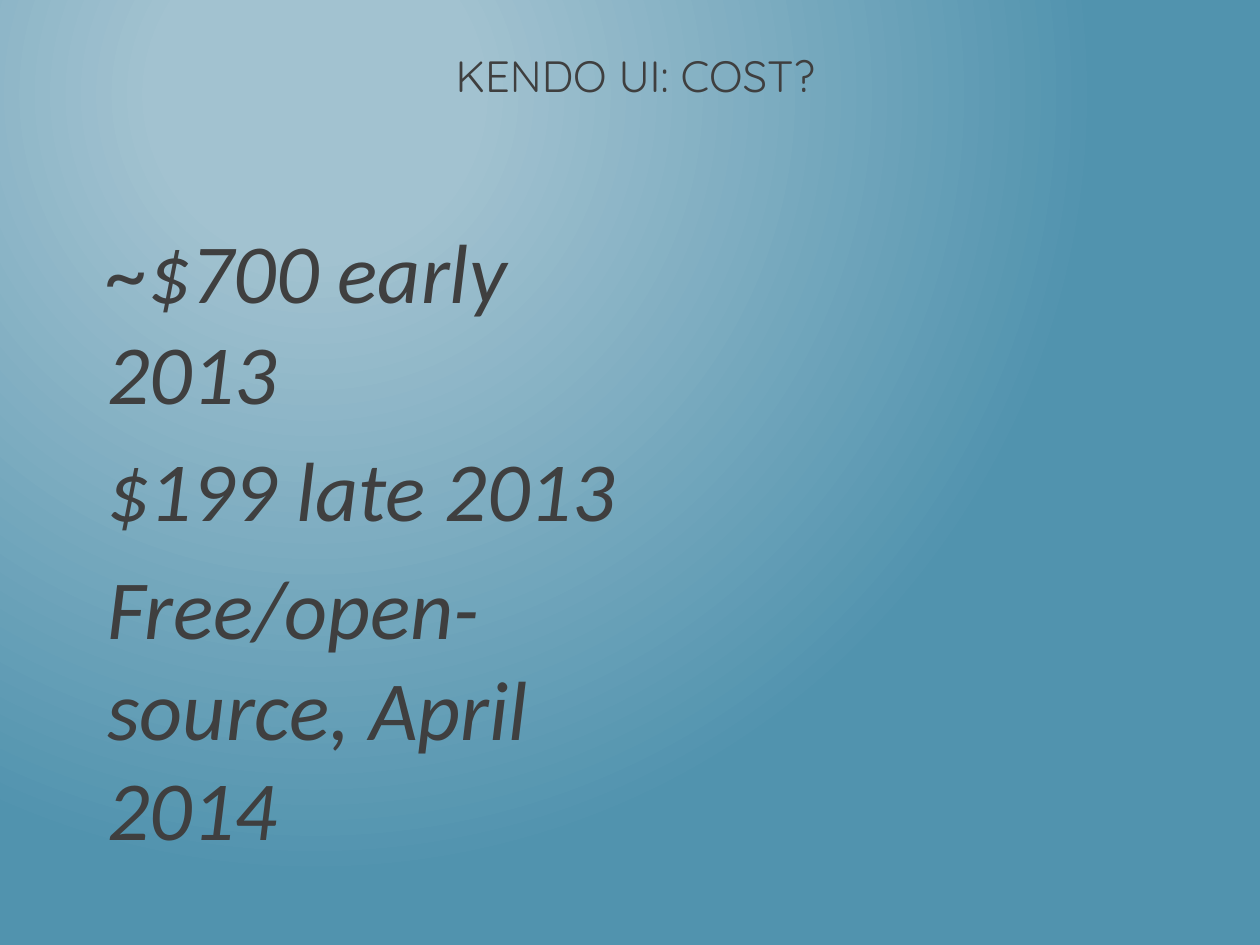
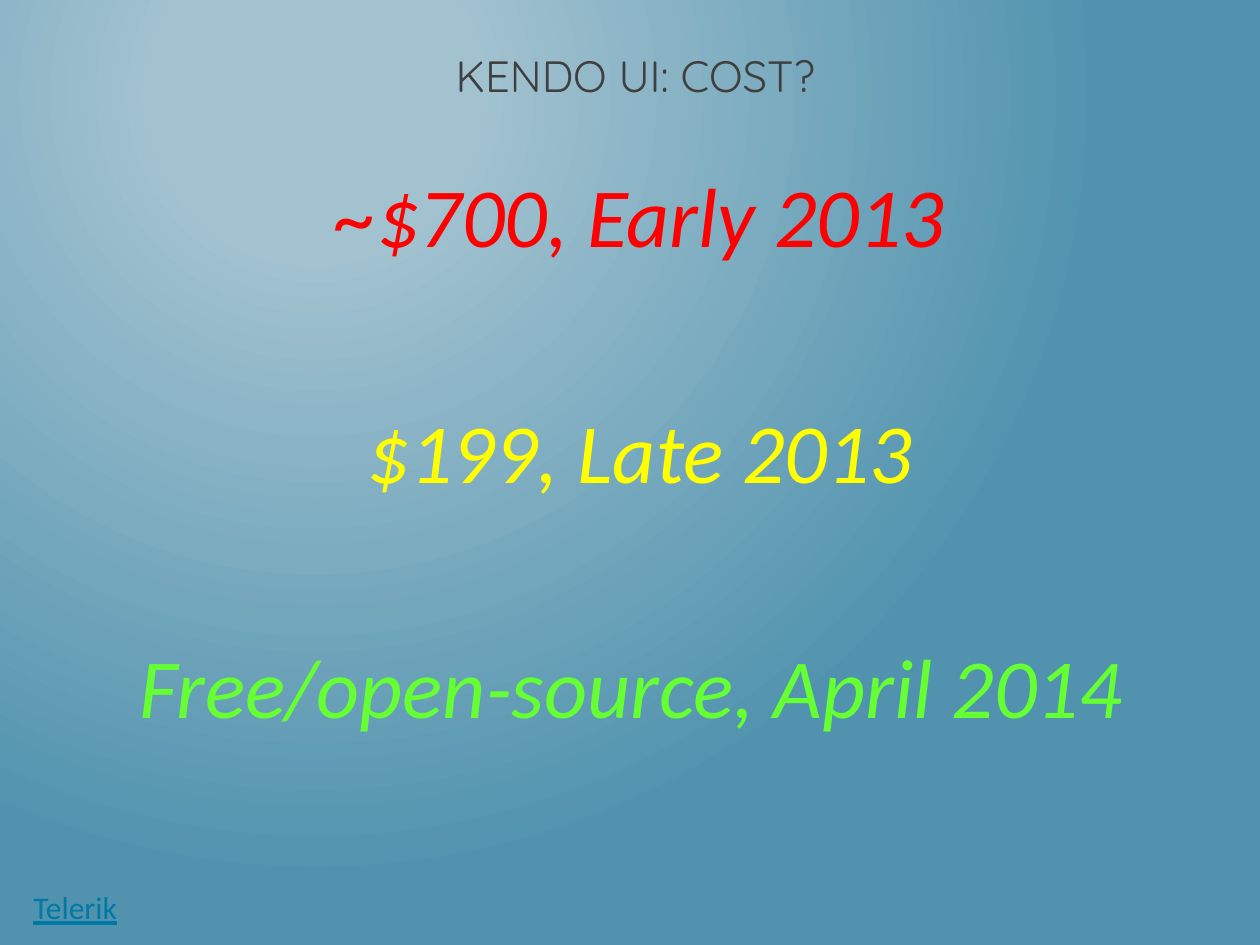
Before and after one commit to dotNetkow/Presentations, a slide deck: slide 20 of 2014-08-11 That Conference - Hybrid Apps/Building PhoneGap Mobile App w KendoUI.pptx (slide 21 before the commit). Drawn at 1260x945 pixels with LibreOffice and Linux fonts; fonts in the diff are those of the drawing. Boxes give left, top, right and bottom in pixels: in the first picture for what was removed or moved away, otherwise in the second. Text is boxed around its words. In the diff, an @@ line names an element or a change of style, - is before the commit and + after.

```diff
--- a/2014-08-11 That Conference - Hybrid Apps/Building PhoneGap Mobile App w KendoUI.pptx
+++ b/2014-08-11 That Conference - Hybrid Apps/Building PhoneGap Mobile App w KendoUI.pptx
@@ text "~$700, Early 2013": place and size @@
-text "~$700, Early 2013" at [107, 244, 615, 754]
+text "~$700, Early 2013" at [139, 188, 1122, 732]
@@ text at [336, 188, 944, 494]: text changed; text colour #3F3F3F to #FF0000 @@
-~$700 early 2013
-$199 late 2013
+~$700, Early 2013
+$199, Late 2013
@@ text at [139, 660, 1122, 732]: text colour #3F3F3F to #66FF33 in "Free/open-source, April 2014"; alignment left to centre @@
@@ text added at [33, 897, 117, 925], 18 pt, text #0079A4, underline @@
+Telerik
```
Also in this commit, not shown: 17 other slides changed, 7 slides added, 4 slides removed, 1 other file.
